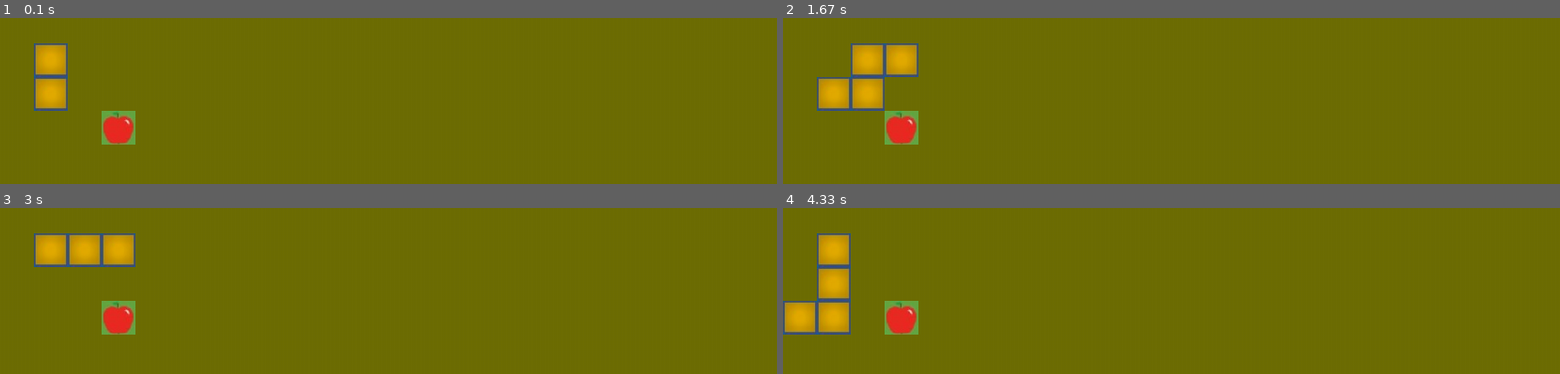
Above: before the commit, frames 1-4 (two rows, left to right).
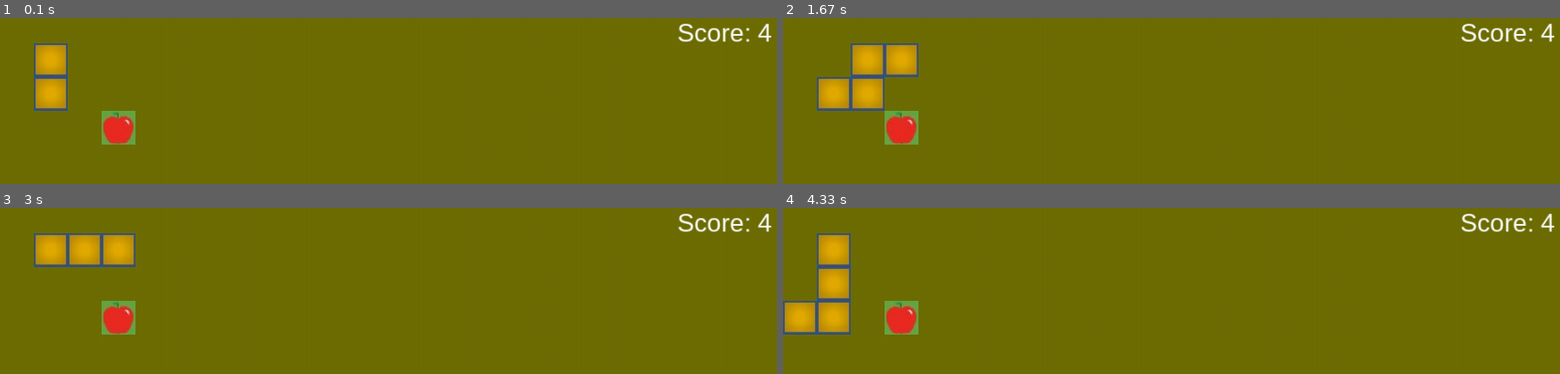
Above: after the commit, the same moments.

Repository: Arjun1425/Snake_game_using_Pygame
Game: pygame game, started from main.py
Two runs of this game, one before a commit and one after it. Both use one fixed random seed, a clock stepped at 60 frames per second and the inputs below.
Inputs:
- Up to frame 1 (0.1 s): no input
- Up to frame 2 (1.67 s): hold Right 0.33-0.8 s; hold Up 0.83-1.18 s; hold Right from 1.22 s (still down)
- Up to frame 3 (3 s): release Right at 1.82 s; hold Left 1.85-2.62 s; hold Down from 2.65 s (still down)
- Up to frame 4 (4.33 s): release Down at 3.62 s; hold Left from 3.65 s (still down)

The runs differ from the first frame. In frame 1, 0.5% of the frame differs, in the area x 87-100%, y 3-15%; in frame 2, 0.5%; in frame 3, 0.5%; in frame 4, 0.5%.

Commit message:
Collision detection

Diff:
--- a/main.py
+++ b/main.py
@@ -1,7 +1,7 @@
 import pygame
 from pygame.locals import *
 import time
-
+import random
 class Game:
 
     def __init__(self):
@@ -12,11 +12,28 @@
         self.snake.generate_snake()
         self.apple = Apple(self.surface)
         self.apple.generate_apple()
-        self.run()
+
 
     def play(self):
         self.snake.walk()
         self.apple.generate_apple()
+        self.display_score()
+        pygame.display.flip()
+
+        if self.is_collision(self.snake.snake_x[0],self.snake.snake_y[0],self.apple.apple_x,self.apple.apple_y):
+            self.snake.increase_length()
+            self.apple.move()
+
+    def is_collision(self,x1,y1,x2,y2):
+        if x1 >= x2 and x1 < x2 + size:
+            if y1 >= y2 and y1 < y2 + size:
+                return True
+        return False
+
+    def display_score(self):
+        font = pygame.font.SysFont('arial',30)
+        score = font.render(f"Score: {self.snake.length}", True, (255,255,255))
+        self.surface.blit(score, (800,10))
 
     def run(self):
         running = True
@@ -59,6 +76,11 @@
         for i in range(self.length):
             self.new_surface.blit(self.snake, (self.snake_x[i] ,self.snake_y[i]))
         pygame.display.flip()
+
+    def increase_length(self):
+        self.length +=1
+        self.snake_x.append(-1)
+        self.snake_y.append(-1)
 
     def move_up(self):
         self.direction = 'up'
@@ -103,6 +125,9 @@
         self.new_surface.blit(self.apple, (self.apple_x ,self.apple_y))
         pygame.display.flip()
 
+    def move(self):
+        self.apple_x = random.randint(1,24)*size
+        self.apple_y = random.randint(1,19)*size
 
 if __name__ == '__main__':
     game = Game()
Not shown, changed: main.ipynb
